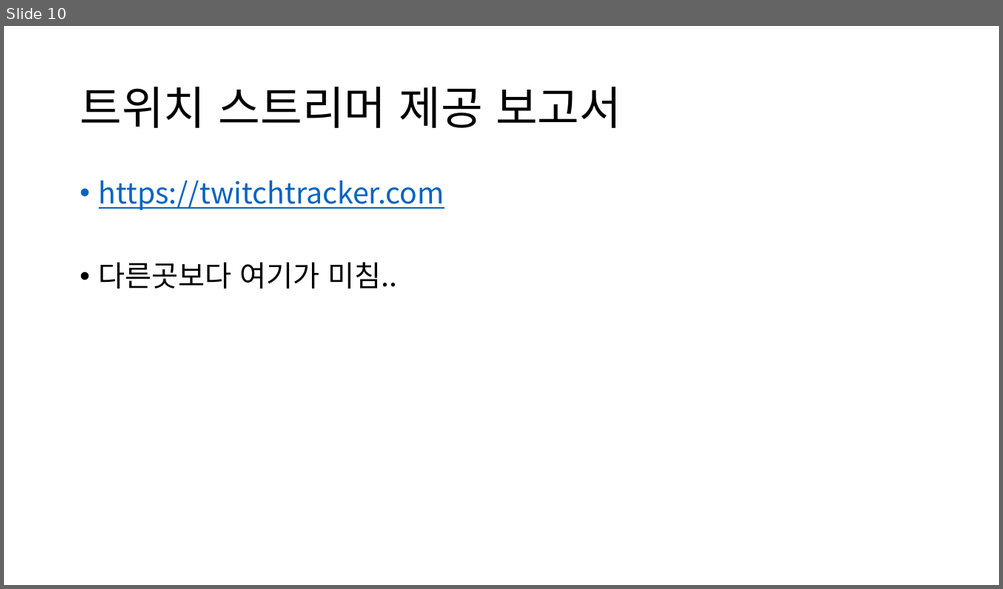
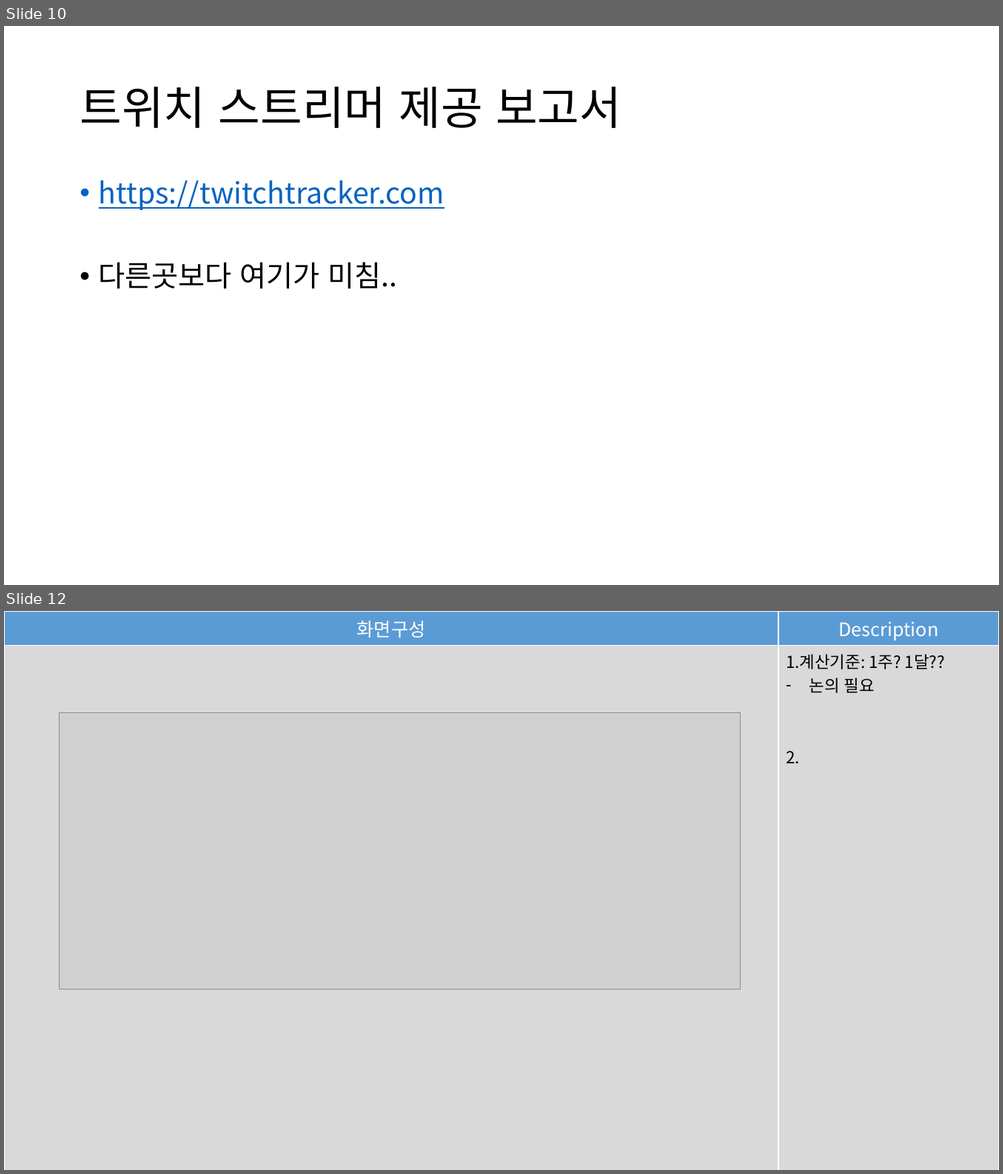
Before and after one commit to chanuuuuu/OnAD_project, a slide deck: docs/23_웹UI기획서/보고서 시각지표 기획.pptx. Shown one above the other, each under a label of ours: slide 10 before the commit, slides 10 and 12 after it; the slides between them are not shown. The pictures are 1003x589 and 1003x1174 pixels, drawn with LibreOffice and Linux fonts; fonts in the diff are those of the drawing; grey boxes stand for pictures. Boxes give left, top, right and bottom in pixels: in the first picture for what was removed or moved away, otherwise in the second. Text is boxed around its words. In the diff, an @@ line names an element or a change of style, - is before the commit and + after.

```diff
--- a/docs/23_웹UI기획서/보고서 시각지표 기획.pptx
+++ b/docs/23_웹UI기획서/보고서 시각지표 기획.pptx
@@ slide 12 added at [4, 611, 999, 1170], background #FFFFFF @@
@@ table added at [4, 611, 999, 1170], 2 rows, 2 columns @@
+화면구성 | Description
+ | 1.계산기준: 1주? 1달?? / 논의 필요 / 2.
@@ picture added at [59, 712, 740, 989] @@
```
Also in this commit, not shown: 1 slide changed, 2 other slides added, 3 other files.
